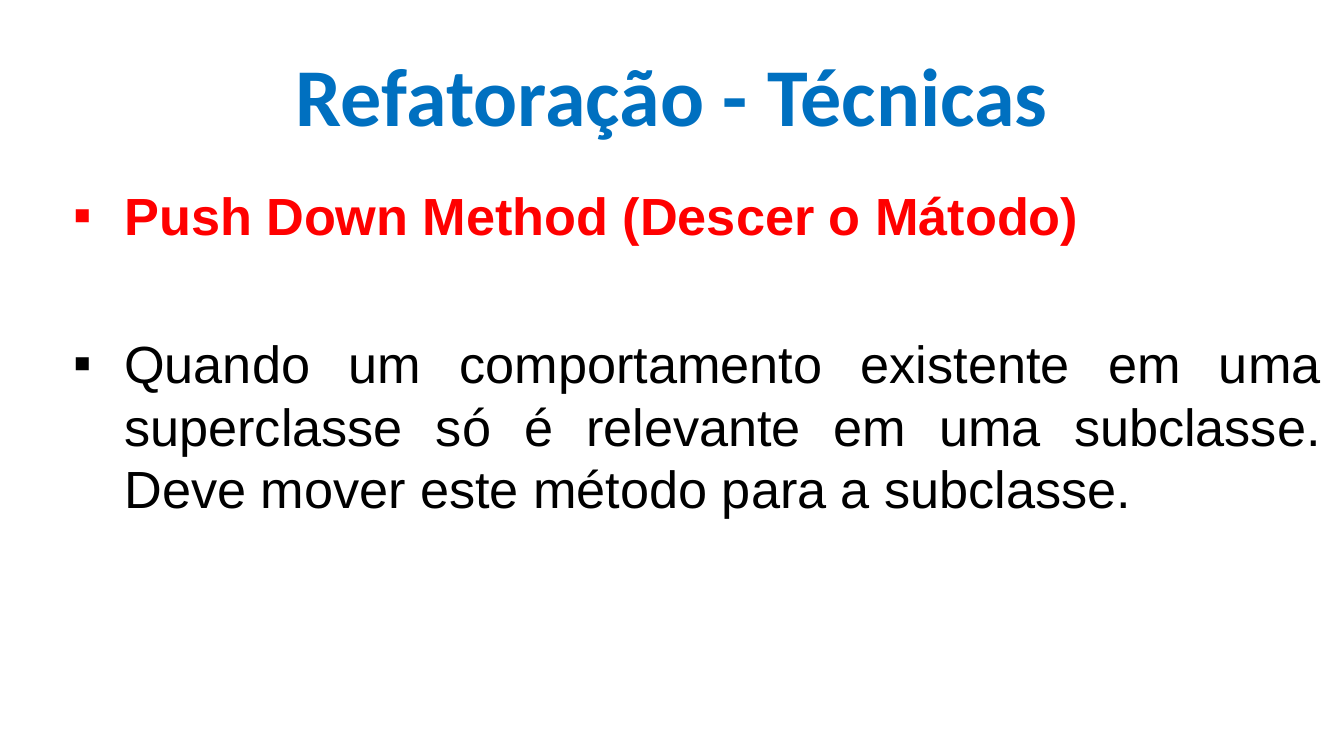
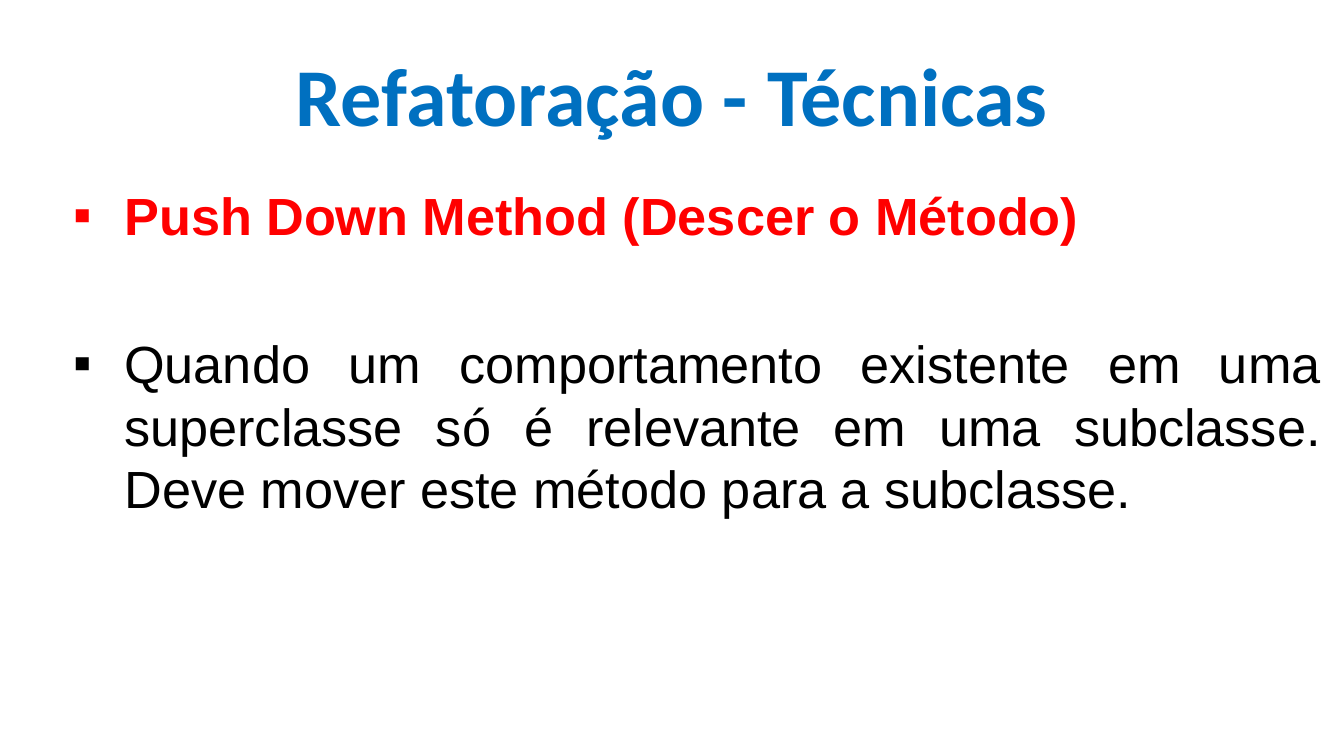
Before and after one commit to CloudEducationBrazil/WydenEngenhariaDeSoftware, a slide deck: slide 14 of 01 Classes/Aulas 05 e 06 Refatoração e Code-Smell.pptx. Drawn at 1344x756 pixels with LibreOffice and Linux fonts; fonts in the diff are those of the drawing; background and template pictures are left out. Boxes give left, top, right and bottom in pixels: in the first picture for what was removed or moved away, otherwise in the second. Text is boxed around its words. In the diff, an @@ line names an element or a change of style, - is before the commit and + after.

```diff
--- a/01 Classes/Aulas 05 e 06 Refatoração e Code-Smell.pptx
+++ b/01 Classes/Aulas 05 e 06 Refatoração e Code-Smell.pptx
@@ text at box(124, 196, 1078, 245): text changed @@
-▪ Push Down Method (Descer o Mátodo)
+▪ Push Down Method (Descer o Método)
```
Also in this commit, not shown: 20 other slides changed, 1 slide removed.
